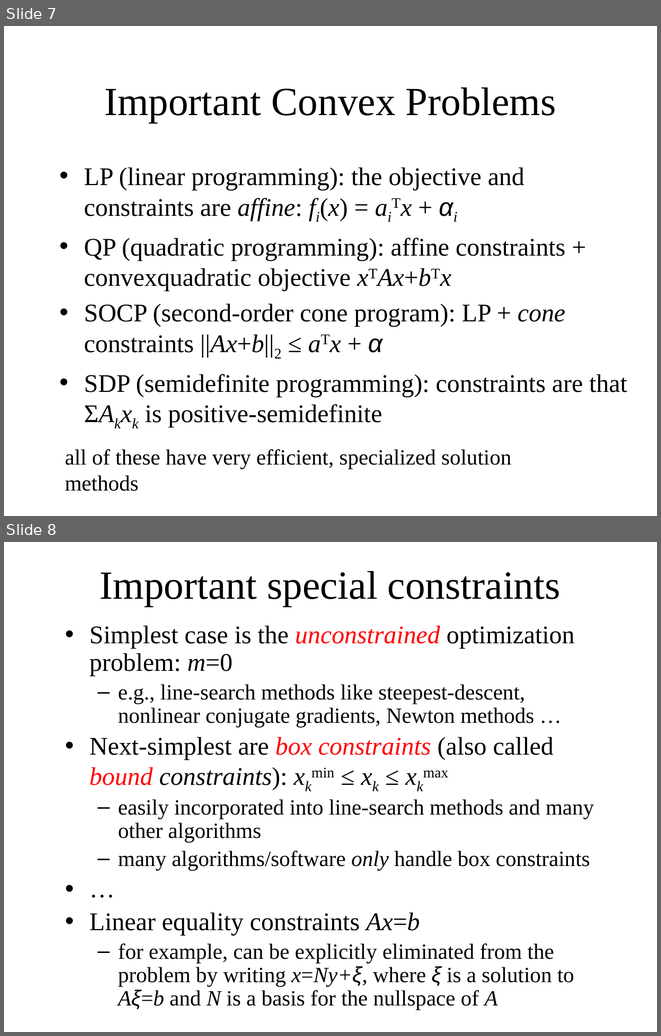
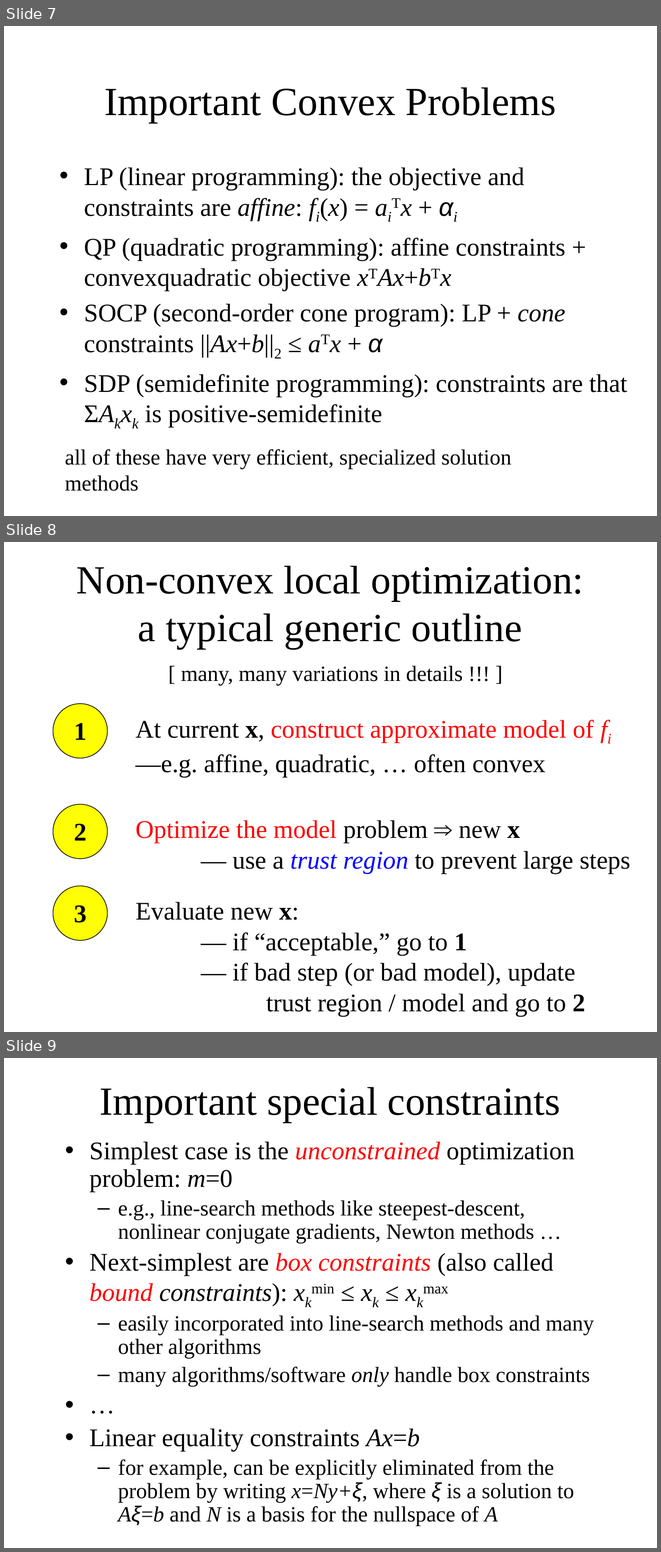
Before and after one commit to mitmath/18335, a slide deck: notes/optimization.pptx. Shown one above the other, each under a label of ours: slides 7 and 8 before the commit, slides 7, 8 and 9 after it. The pictures are 661x1036 and 661x1552 pixels, drawn with LibreOffice and Linux fonts; fonts in the diff are those of the drawing. Boxes give left, top, right and bottom in pixels: in the first picture for what was removed or moved away, otherwise in the second. Text is boxed around its words. In the diff, an @@ line names an element or a change of style, - is before the commit and + after.

Commit message:
outline of non-convex optimization

```diff
--- a/notes/optimization.pptx
+++ b/notes/optimization.pptx
@@ slide 8 added at (4,542,657,1032), background #FFFFFF @@
@@ title added at (77,565,584,649), 44 pt, text #000000 @@
+Non-convex local optimization:
+a typical generic outline
@@ text added at (181,665,463,685), 24 pt, text #000000 @@
+[ many, many variations in details !!! ]
@@ ellipse added at (53,703,107,758), fill #FFFF00, outline #000000 0.75 pt, 28 pt, text #000000, bold @@
+1
@@ text added at (135,720,594,777), 28 pt, text #000000 @@
+At current x, construct approximate model of fi
+—e.g. affine, quadratic, … often convex
@@ ellipse added at (53,804,107,858), fill #FFFF00, outline #000000 0.75 pt, 28 pt, text #000000, bold @@
+2
@@ text added at (135,820,630,874), 28 pt, text #000000 @@
+Optimize the model problem ⇒ new x
+— use a trust region to prevent large steps
@@ ellipse added at (53,885,107,940), fill #FFFF00, outline #000000 0.75 pt, 28 pt, text #000000, bold @@
+3
@@ text added at (135,901,585,1016), 28 pt, text #000000 @@
+Evaluate new x:
+— if “acceptable,” go to 1
+— if bad step (or bad model), update
+trust region / model and go to 2
@@ what was slide 8 is now slide 9 @@
```
Also in this commit, not shown: 1 other file.
